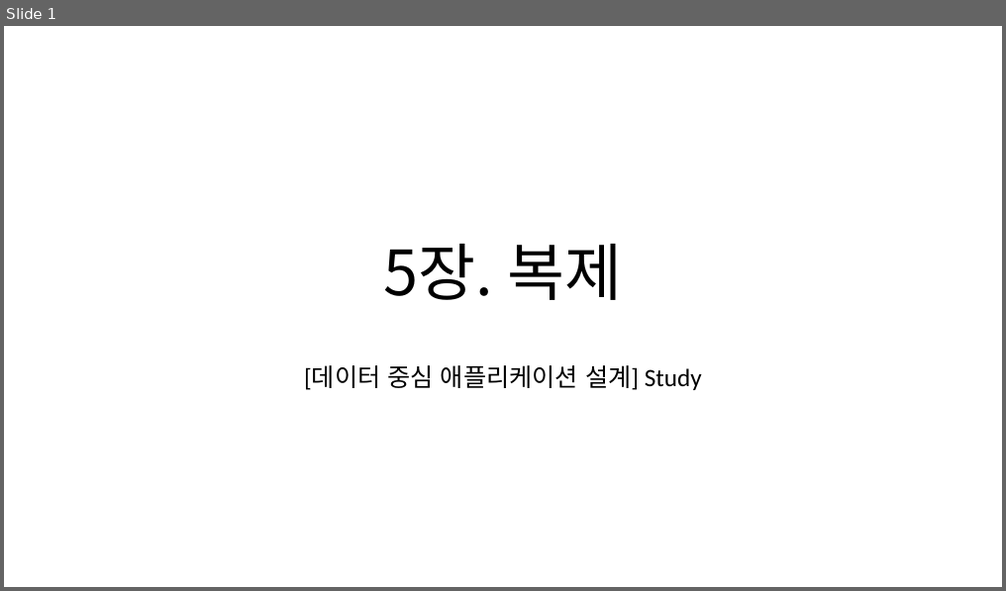
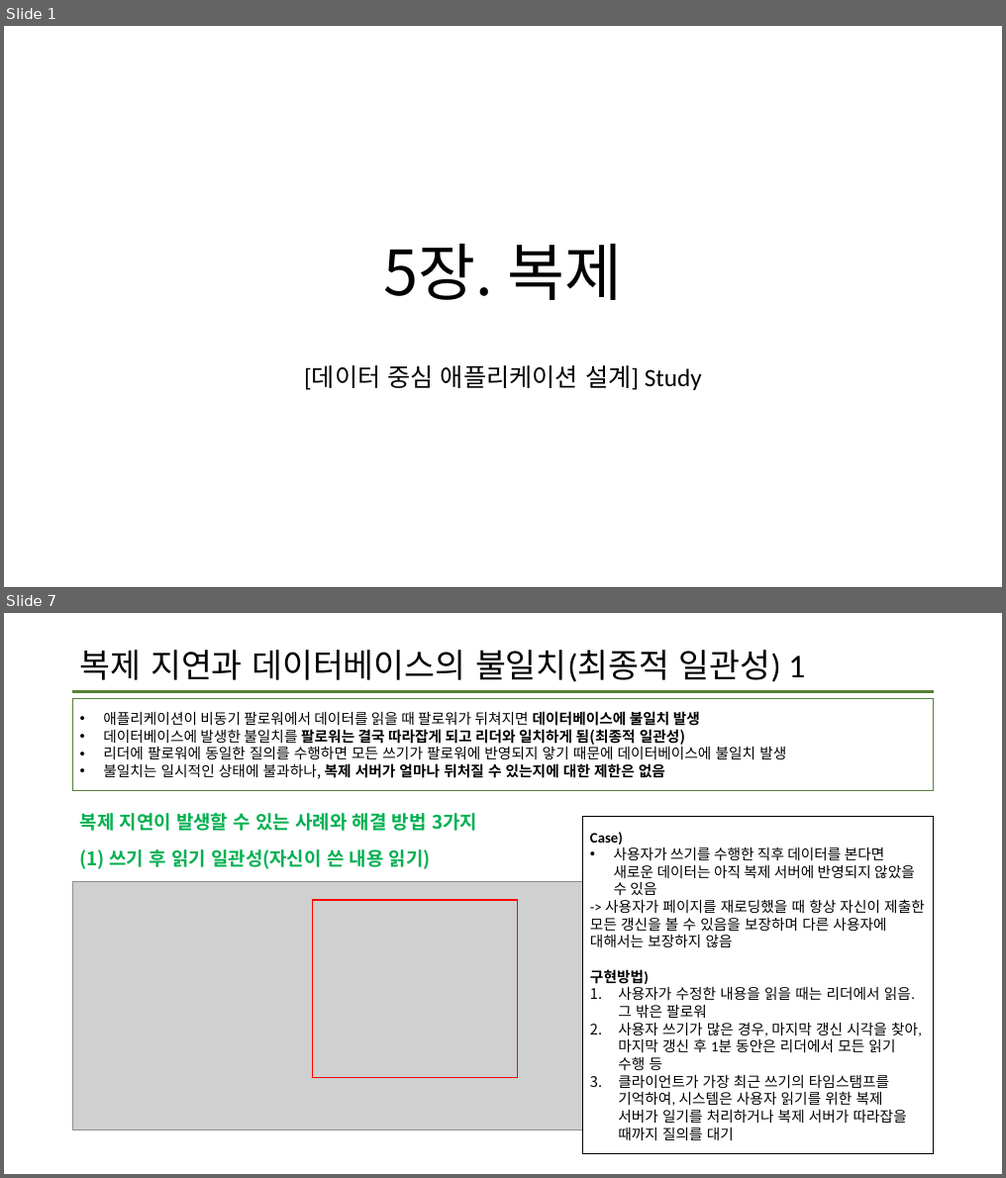
Before and after one commit to data-system-wiki/designing-data-intensive-applications, a slide deck: resources/chapter 5 summary.pptx. Shown one above the other, each under a label of ours: slide 1 before the commit, slides 1 and 7 after it; the slides between them are not shown. The pictures are 1006x591 and 1006x1178 pixels, drawn with LibreOffice and Linux fonts; fonts in the diff are those of the drawing; grey boxes stand for pictures. Boxes give left, top, right and bottom in pixels: in the first picture for what was removed or moved away, otherwise in the second. Text is boxed around its words. In the diff, an @@ line names an element or a change of style, - is before the commit and + after.

Commit message:
2차 업데이트

```diff
--- a/resources/chapter 5 summary.pptx
+++ b/resources/chapter 5 summary.pptx
@@ slide 7 added at <box>4,613,1002,1174</box>, background #FFFFFF @@
@@ title added at <box>80,650,805,682</box>, 32 pt, text #000000 @@
+복제 지연과 데이터베이스의 불일치(최종적 일관성) 1
@@ line added from (73, 691) to (934, 691), #548235 2.25 pt @@
@@ rectangle added at <box>73,699,934,791</box>, outline #538234 1 pt, 14 pt, text #000000 @@
+• 애플리케이션이 비동기 팔로워에서 데이터를 읽을 때 팔로워가 뒤쳐지면 데이터베이스에 불일치 발생
+• 데이터베이스에 발생한 불일치를 팔로워는 결국 따라잡게 되고 리더와 일치하게 됨(최종적 일관성)
+• 리더에 팔로워에 동일한 질의를 수행하면 모든 쓰기가 팔로워에 반영되지 앟기 때문에 데이터베이스에 불일치 발생
+• 불일치는 일시적인 상태에 불과하나, 복제 서버가 얼마나 뒤처질 수 있는지에 대한 제한은 없음
@@ text added at <box>80,813,477,831</box>, 18 pt, text #00B050, bold @@
+복제 지연이 발생할 수 있는 사례와 해결 방법 3가지
@@ rectangle added at <box>583,817,933,1155</box>, outline #000000 1 pt, 14 pt, text #000000 @@
+Case)
+• 사용자가 쓰기를 수행한 직후 데이터를 본다면 새로운 데이터는 아직 복제 서버에 반영되지 않았을 수 있음
+-> 사용자가 페이지를 재로딩했을 때 항상 자신이 제출한 모든 갱신을 볼 수 있음을 보장하며 다른 사용자에 대해서는 보장하지 않음
+구현방법)
+1. 사용자가 수정한 내용을 읽을 때는 리더에서 읽음. 그 밖은 팔로워
+2. 사용자 쓰기가 많은 경우, 마지막 갱신 시각을 찾아, 마지막 갱신 후 1분 동안은 리더에서 모든 읽기 수행 등
+3. 클라이언트가 가장 최근 쓰기의 타임스탬프를 기억하여, 시스템은 사용자 읽기를 위한 복제 서버가 일기를 처리하거나 복제 서버가 따라잡을 때까지 질의를 대기
@@ text added at <box>80,850,431,869</box>, 18 pt, text #00B050, bold @@
+(1) 쓰기 후 읽기 일관성(자신이 쓴 내용 읽기)
@@ picture added at <box>73,881,583,1131</box> @@
@@ rectangle added at <box>313,900,517,1078</box>, outline #FF0000 1 pt @@
```
Also in this commit, not shown: 4 slides changed, 8 other slides added.
